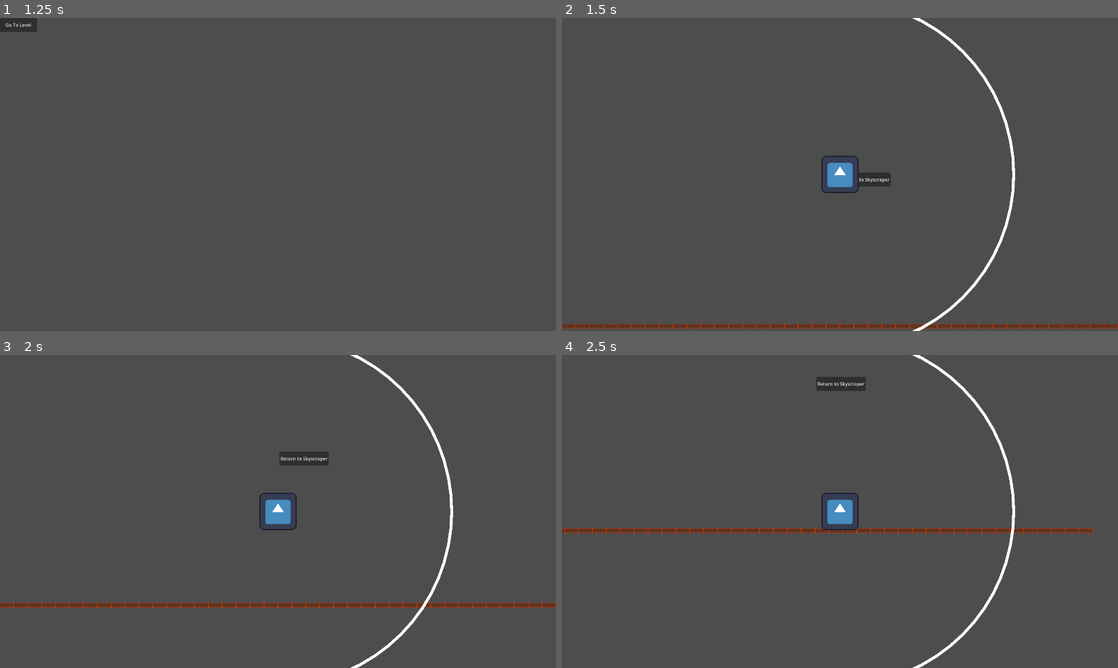
Above: before the commit, frames 1-4 (two rows, left to right).
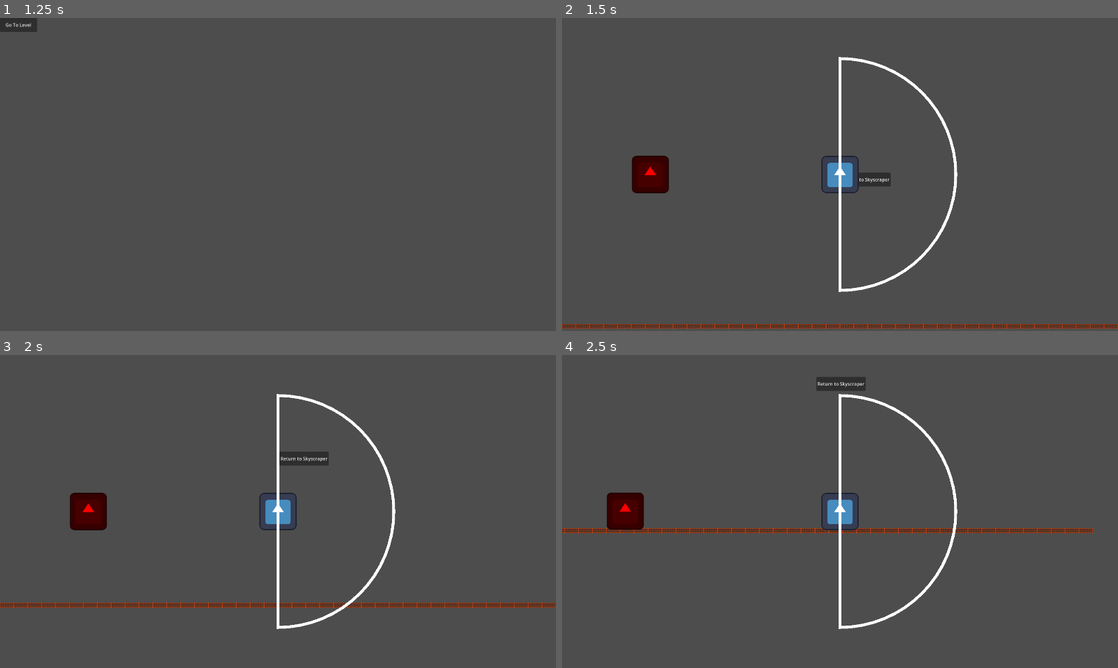
Above: after the commit, the same moments.

Repository: 100-Devs-1-Game/WildJamProject
Game: Godot game, scene res://main.tscn
Two runs of this game, one before a commit and one after it. Both use one fixed random seed, a clock stepped at 60 frames per second and the inputs below. The engine's default icon, where the game draws it, is replaced by a stand-in: a white triangle on a blue panel in a dark square.
Inputs:
- Up to frame 1 (1.25 s): click "Start Game (Go to Skyscraper)" at 0.5 s
- Up to frame 2 (1.5 s): click "Go To Level" at 1.25 s
- Up to frame 3 (2 s): no input
- Up to frame 4 (2.5 s): hold D (move_right) from 2.03 s (still down); tap Space (jump) at 2.27 s

Frame 1 is identical in both runs. In frame 2, 2.5% of the frame differs, in the area x 12-82%, y 0-100%; in frame 3, 2.5%; in frame 4, 2.5%.

Commit message:
basic attack function
Player has an arc - any target in group enemies in arc is attacked based on AttackTimer

Diff:
--- a/project/components/combat_component.gd
+++ b/project/components/combat_component.gd
@@ -1,8 +1,10 @@
 extends Node2D
+class_name CombatComponent
 
 @onready var line := $Line2D
 
-@export var radius := 600.0
+## Radius set in player to allow upgrades
+@export var radius := 400.0
 @export var segments := 32
 
 func _ready():
@@ -11,8 +13,14 @@
 func draw_targeting():
 	line.clear_points()
 
+	# Starting point to allow to close
+	line.add_point(Vector2.ZERO)
+
 	for i in range(segments + 1):
 		var t := float(i) / segments
 		var angle = lerp(-PI / 2, PI / 2, t) # vertical arc, facing right
 		var point := Vector2(cos(angle), sin(angle)) * radius
 		line.add_point(point)
+
+	# Close back to origin
+	line.add_point(Vector2.ZERO)
--- /dev/null
+++ b/project/modules/enemies/proto_enemy.gd
@@ -0,0 +1,19 @@
+extends CharacterBody2D
+class_name ProtoEnemy
+
+var health = 100
+
+func _ready() -> void:
+	add_to_group("enemies")
+
+func _physics_process(delta: float) -> void:
+	if not is_on_floor():
+		velocity.y += get_gravity().y * delta
+
+	move_and_slide()
+
+func take_damage(amount):
+	health -= amount
+
+	if health <= 0:
+		queue_free()
--- /dev/null
+++ b/project/modules/enemies/proto_enemy.tscn
@@ -0,0 +1,17 @@
+[gd_scene load_steps=4 format=3 uid="uid://5x8rvcysrjvn"]
+
+[ext_resource type="Script" uid="uid://b58u25fnrefd6" path="res://modules/enemies/proto_enemy.gd" id="1_6vi78"]
+[ext_resource type="Texture2D" uid="uid://dd54mqj8v37at" path="res://icon.svg" id="1_dl3bw"]
+
+[sub_resource type="CircleShape2D" id="CircleShape2D_6vi78"]
+radius = 58.855755
+
+[node name="ProtoEnemy" type="CharacterBody2D"]
+script = ExtResource("1_6vi78")
+
+[node name="Sprite2D" type="Sprite2D" parent="."]
+modulate = Color(1, 0, 0, 1)
+texture = ExtResource("1_dl3bw")
+
+[node name="CollisionShape2D" type="CollisionShape2D" parent="."]
+shape = SubResource("CircleShape2D_6vi78")
--- a/project/modules/player/player.gd
+++ b/project/modules/player/player.gd
@@ -1,10 +1,21 @@
 extends CharacterBody2D
+class_name Player
 
 @onready var combat_component: Node2D = $CombatComponent
+@onready var attack_timer: Timer = $AttackTimer
 
 var move_speed := 200
 var jump_height := 200
 var facing := 1 # 1 = right, -1 = left
+
+var arc_range: = 400.0
+
+func _ready() -> void:
+	attack_timer.timeout.connect(on_attack_timer_timeout)
+
+	##Setting size of combat arc and redrawing
+	combat_component.radius = arc_range
+	combat_component.draw_targeting()
 
 func _physics_process(delta: float) -> void:
 	var input_direction := Input.get_axis("move_left", "move_right")
@@ -23,6 +34,32 @@
 
 	move_and_slide()
 
+## Jumping
 func _input(event: InputEvent) -> void:
 	if event.is_action_pressed("jump") and is_on_floor():
 		velocity.y = -jump_height
+
+## Enemy detection
+func is_in_combat_arc(target: Node2D, weapon_range: float) -> bool:
+	var to_target := target.global_position - global_position
+
+	# Distance check
+	if to_target.length() > weapon_range:
+		return false
+
+	# Facing direction
+	var forward := Vector2(facing, 0)
+
+	# Angle check (dot product)
+	return forward.dot(to_target.normalized()) >= 0
+
+func on_attack_timer_timeout():
+	attack()
+
+func attack():
+	var enemies = get_tree().get_nodes_in_group("enemies")
+
+	for enemy in enemies:
+		if is_in_combat_arc(enemy, arc_range):
+			enemy.take_damage(10)
+			print("Attack " + str(enemy))
--- a/project/modules/player/player.tscn
+++ b/project/modules/player/player.tscn
@@ -19,3 +19,7 @@
 shape = SubResource("CircleShape2D_rqo18")
 
 [node name="CombatComponent" parent="." instance=ExtResource("3_m7q0d")]
+
+[node name="AttackTimer" type="Timer" parent="."]
+wait_time = 1.5
+autostart = true
--- a/project/scenes/game.tscn
+++ b/project/scenes/game.tscn
@@ -1,8 +1,9 @@
-[gd_scene load_steps=6 format=4 uid="uid://c1st86pxs1fwe"]
+[gd_scene load_steps=7 format=4 uid="uid://c1st86pxs1fwe"]
 
 [ext_resource type="PackedScene" uid="uid://4ctkx7p3f50k" path="res://components/debug_scene_change_button.tscn" id="1_80nbo"]
 [ext_resource type="Texture2D" uid="uid://c14q0o1rmo0t5" path="res://assets/placeholder/Tiles.png" id="2_yqjtg"]
 [ext_resource type="PackedScene" uid="uid://h2lk2e0pam0g" path="res://modules/player/player.tscn" id="3_lnu2h"]
+[ext_resource type="PackedScene" uid="uid://5x8rvcysrjvn" path="res://modules/enemies/proto_enemy.tscn" id="4_lbhrr"]
 
 [sub_resource type="TileSetAtlasSource" id="TileSetAtlasSource_lnu2h"]
 texture = ExtResource("2_yqjtg")
@@ -395,3 +396,6 @@
 tile_set = SubResource("TileSet_lbhrr")
 
 [node name="Player" parent="." instance=ExtResource("3_lnu2h")]
+
+[node name="ProtoEnemy" parent="." instance=ExtResource("4_lbhrr")]
+position = Vector2(-655, 0)
Not shown, added: project/modules/enemies/proto_enemy.gd.uid
